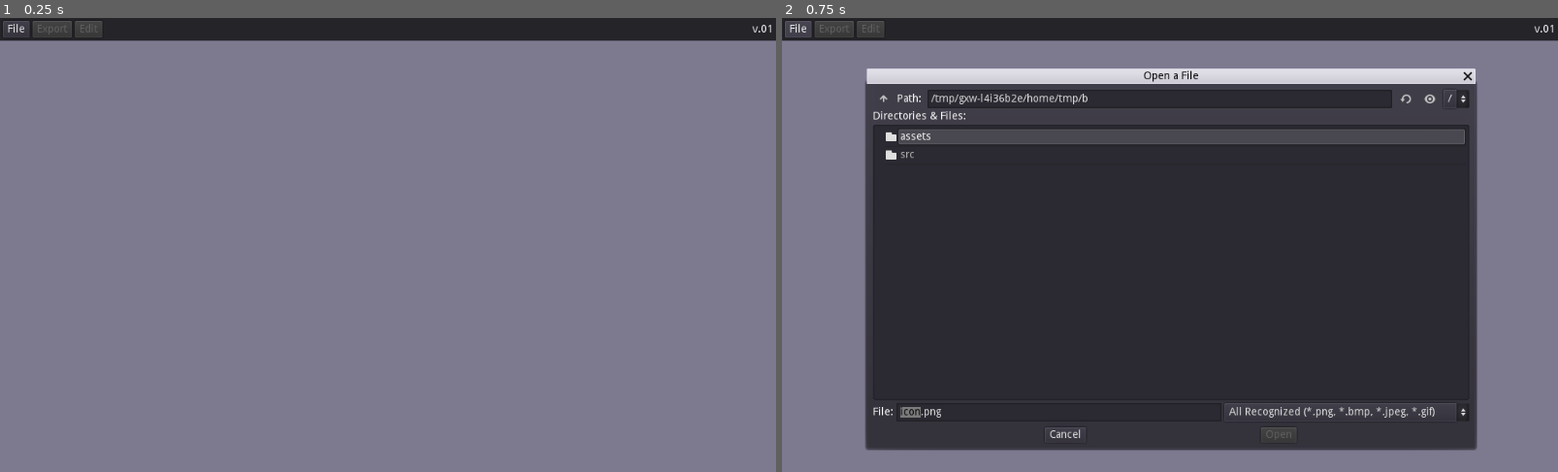
Above: before the commit, frames 1-2 (left to right).
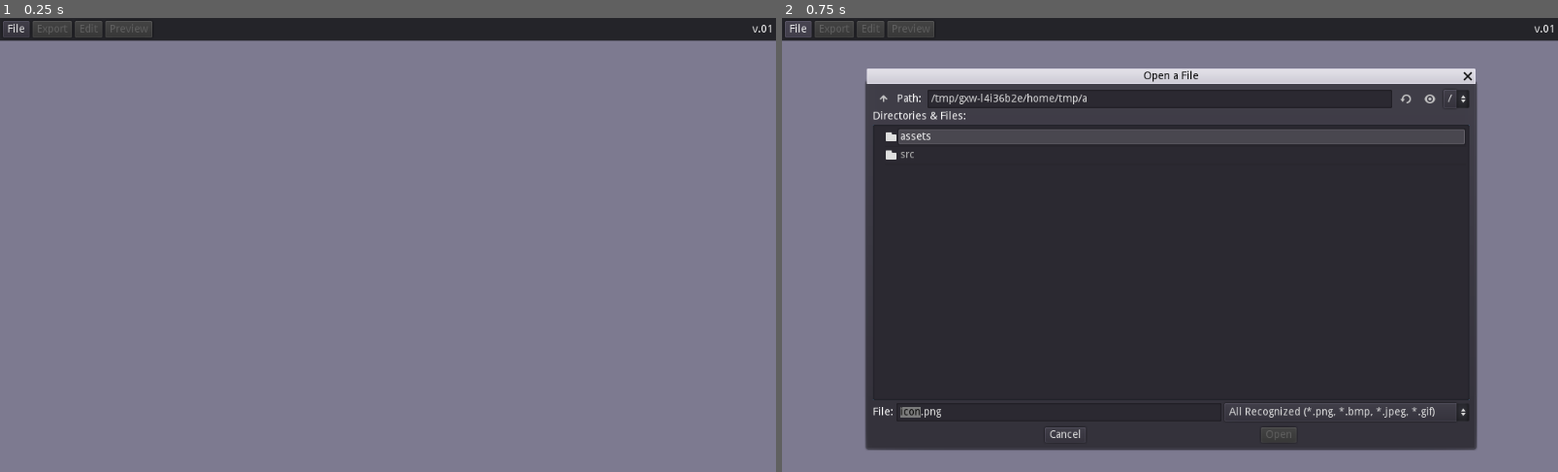
Above: after the commit, the same moments.

Repository: duongvituan/grid-image
Game: Godot game, scene res://src/Main.tscn
The game is run twice, just before and just after one commit, with the same random seed, the same clock (stepped at 60 frames per second) and the same inputs.
Inputs:
- Up to frame 1 (0.25 s): no input
- Up to frame 2 (0.75 s): click "File" at 0.5 s

The runs differ from the first frame. In frame 1, 0.2% of the frame differs, in the area x 13-20%, y 0-5%; in frame 2, 0.2%, in the area x 13-40%, y 0-19%.

Commit message:
Handle Preview Mode

Diff:
--- a/project/project.godot
+++ b/project/project.godot
@@ -13,9 +13,21 @@
 "class": "ColorItem",
 "language": "GDScript",
 "path": "res://src/ColorItem.gd"
+}, {
+"base": "TextureRect",
+"class": "GridTextureRect",
+"language": "GDScript",
+"path": "res://src/GridTextureRect.gd"
+}, {
+"base": "GridTextureRect",
+"class": "PreviewImageView",
+"language": "GDScript",
+"path": "res://src/FullSizeImage.gd"
 } ]
 _global_script_class_icons={
-"ColorItem": ""
+"ColorItem": "",
+"GridTextureRect": "",
+"PreviewImageView": ""
 }
 
 [application]
@@ -51,6 +63,10 @@
 "svg/scale": 1.0
 }
 
+[input_devices]
+
+pointing/emulate_touch_from_mouse=true
+
 [physics]
 
 common/enable_pause_aware_picking=true
--- a/project/src/DisplayImgView.gd
+++ b/project/src/DisplayImgView.gd
@@ -4,24 +4,34 @@
 
 onready var scroll_container := $ScrollContainer
 onready var view_port_container := $ScrollContainer/ViewportContainer
-onready var view_port := $ScrollContainer/ViewportContainer/MainViewport
-onready var main_texture := $ScrollContainer/ViewportContainer/MainViewport/MainTexture
+onready var main_view_port := $ScrollContainer/ViewportContainer/MainViewport
+onready var img_texture_rect := $ScrollContainer/ViewportContainer/MainViewport/ImageTextureRect
 
-
-func get_export_img() -> Image:
-	return view_port.get_texture().get_data()
+onready var viewport_preview := $ViewportContainer
+onready var preview_image := $ViewportContainer/Viewport/PreviewImageView
 
 
 func display_image(img):
 	self.img = img
 	update_size(img)
-	main_texture.display_image(img)
+	img_texture_rect.display_image(img)
+	preview_image.display_image(img)
+
+func show_preview():
+	viewport_preview.visible = true
+
+func hide_preview():
+	viewport_preview.visible = false
 
 
 func update_size(img: ImageTexture):
 	var new_size = img.get_size()
 	view_port_container.rect_min_size = new_size
 	view_port_container.rect_size = new_size
-	view_port.size = new_size
-	main_texture.rect_min_size = new_size
-	main_texture.rect_size = new_size
+	main_view_port.size = new_size
+	img_texture_rect.rect_min_size = new_size
+	img_texture_rect.rect_size = new_size
+
+
+func get_export_img() -> Image:
+	return main_view_port.get_texture().get_data()
--- /dev/null
+++ b/project/src/FullSizeImage.gd
@@ -0,0 +1,59 @@
+class_name PreviewImageView extends GridTextureRect
+
+onready var main_viewport := get_viewport()
+
+func _ready():
+	main_viewport.connect("size_changed", self, "_need_to_update")
+
+
+func _need_to_update():
+	self.rect_size = get_viewport_rect().size
+	_update_mode_preview()
+	update()
+
+
+func _update_mode_preview():
+	if self.img == null:
+		return
+	var current_img_size = img.get_size()
+
+	if (current_img_size.x > rect_size.x or current_img_size.y > rect_size.y)\
+		and stretch_mode != STRETCH_KEEP_ASPECT_CENTERED:
+		stretch_mode = STRETCH_KEEP_ASPECT_CENTERED
+
+	elif (current_img_size.x <= rect_size.x and current_img_size.y <= rect_size.y)\
+		and stretch_mode != STRETCH_KEEP_CENTERED:
+		stretch_mode = STRETCH_KEEP_CENTERED
+
+
+func get_aspect_size(frame_size: Vector2, img_size: Vector2) -> Vector2:
+	var weight = min(frame_size.x, img_size.x * frame_size.y / img_size.y)
+	var height = min(frame_size.y, img_size.y * frame_size.x / img_size.x)
+	return Vector2(weight, height)
+
+
+func get_display_img_size():
+	if img == null:
+		return null
+
+	if stretch_mode == STRETCH_KEEP_ASPECT_CENTERED:
+		return get_aspect_size(rect_size, img.get_size())
+
+	if stretch_mode == STRETCH_KEEP_CENTERED:
+		return img.get_size()
+	return img.get_size()
+
+
+func get_origin_img():
+	if img == null:
+		return null
+	var img_size = img.get_size()
+
+	if stretch_mode == STRETCH_KEEP_ASPECT_CENTERED:
+		var display_img_size = get_display_img_size()
+		return (rect_size - display_img_size) / 2.0
+
+	if stretch_mode == STRETCH_KEEP_CENTERED:
+		return Vector2((rect_size.x - img_size.x) / 2.0, (rect_size.y - img_size.y) / 2.0)
+
+	return Vector2((rect_size.x - img_size.x) / 2.0, (rect_size.y - img_size.y) / 2.0)
--- a/project/src/GridTextureRect.gd
+++ b/project/src/GridTextureRect.gd
@@ -1,12 +1,15 @@
-extends TextureRect
-
-onready var main_viewport := get_viewport()
+class_name GridTextureRect extends TextureRect
 
 var img: ImageTexture
 
 
 func _ready():
-	AppSetting.connect("update", self, "_on_need_to_update")
+	AppSetting.connect("update", self, "_need_to_update")
+
+
+func _need_to_update():
+	update() # system will auto call func _draw() when call func update()
+
 
 func _draw():
 	var cell_number = AppSetting.number_cell
@@ -18,30 +21,37 @@
 func display_image(img):
 	self.img = img
 	self.texture = img
-	update()
+	_need_to_update()
+
+
+func get_display_img_size():
+	if img == null:
+		return null
+	return img.get_size()
+
+
+func get_origin_img() -> Vector2:
+	return Vector2.ZERO
 
 
 func draw_grip(cell_number: int, color: Color, width: float):
-	if img == null:
+	var origin_img = get_origin_img()
+	if origin_img == null or img == null:
 		return
-	var img_size = img.get_size()
+
+	var img_size = get_display_img_size()
 	var w = img_size.x / cell_number
 
 	var number_cell_vertical = cell_number
 	for i in range(number_cell_vertical + 1):
-		var x = i * w
-		var from_point = Vector2(x, 0)
-		var to_point = Vector2(x, img_size.y)
+		var x = origin_img.x + i * w
+		var from_point = Vector2(x, origin_img.y)
+		var to_point = Vector2(x, origin_img.y + img_size.y)
 		draw_line(from_point, to_point, color, width)
 
 	var number_cell_horizontal = int(img_size.y / w)
 	for i in range(number_cell_horizontal + 1):
-		var y = i * w
-		var from_point = Vector2(0, y)
-		var to_point = Vector2(img_size.x, y)
+		var y = origin_img.y + i * w
+		var from_point = Vector2(origin_img.x, y)
+		var to_point = Vector2(origin_img.x + img_size.x, y)
 		draw_line(from_point, to_point, color, width)
-
-	draw_line(Vector2(0, img_size.y-1), Vector2(img_size.x, img_size.y-1), color, width)
-
-func _on_need_to_update():
-	update()
--- /dev/null
+++ b/project/src/ImageTextureRect.gd
@@ -0,0 +1 @@
+extends GridTextureRect
--- a/project/src/Main.gd
+++ b/project/src/Main.gd
@@ -3,9 +3,11 @@
 onready var button_select := $VBoxContainer/Panel/MarginContainer/HBoxContainer/ButtonSelect
 onready var button_export := $VBoxContainer/Panel/MarginContainer/HBoxContainer/ButtonExport
 onready var button_grid_edit := $VBoxContainer/Panel/MarginContainer/HBoxContainer/ButtonLineEdit
+onready var button_preview := $VBoxContainer/Panel/MarginContainer/HBoxContainer/ButtonPreview
 
 onready var file_dialog := $FileDialog
 onready var display_img_view := $VBoxContainer/DisplayImgView
+onready var preview_image_view := $VBoxContainer/DisplayImgView/ViewportContainer/Viewport/PreviewImageView
 onready var grid_edit_view := $GridEditView
 onready var export_dialog := $ExportDialog
 
@@ -20,9 +22,12 @@
 	button_select.connect("button_down", self, "_on_tap_button_select_file")
 	button_export.connect("button_down", self, "_on_tap_button_export_file")
 	button_grid_edit.connect("button_down", self, "_on_tap_button_grid_edit")
+	button_preview.connect("toggled", self, "_on_toggled_button_preview")
 
 	button_export.disabled = true
 	button_grid_edit.disabled = true
+	button_preview.disabled = true
+
 
 
 func _on_tap_button_select_file():
@@ -34,11 +39,19 @@
 func _on_tap_button_grid_edit():
 	grid_edit_view.popup()
 
+func _on_toggled_button_preview(button_pressed: bool):
+	if button_pressed:
+		display_img_view.show_preview()
+	else:
+		display_img_view.hide_preview()
+
 
 func _on_confirm_export_dialog():
 	var image: Image = display_img_view.get_export_img()
 	image.flip_y()
-	image.save_png(export_dialog.current_path)
+	var err = image.save_png(export_dialog.current_path)
+	if err != OK:
+		print(err)
 
 
 func _on_file_image_selected(path):
@@ -55,6 +68,7 @@
 		return
 	button_export.disabled = false
 	button_grid_edit.disabled = false
+	button_preview.disabled = false
 
 	var img_texture := ImageTexture.new()
 	img_texture.create_from_image(image, 0)
--- a/project/src/Main.tscn
+++ b/project/src/Main.tscn
@@ -1,9 +1,13 @@
-[gd_scene load_steps=5 format=2]
+[gd_scene load_steps=7 format=2]
 
 [ext_resource path="res://src/Main.gd" type="Script" id=1]
-[ext_resource path="res://src/GridTextureRect.gd" type="Script" id=3]
+[ext_resource path="res://src/FullSizeImage.gd" type="Script" id=2]
+[ext_resource path="res://src/ImageTextureRect.gd" type="Script" id=3]
 [ext_resource path="res://src/GridEditView.tscn" type="PackedScene" id=4]
 [ext_resource path="res://src/DisplayImgView.gd" type="Script" id=5]
+
+[sub_resource type="ViewportTexture" id=1]
+viewport_path = NodePath("VBoxContainer/DisplayImgView/ScrollContainer/ViewportContainer/MainViewport")
 
 [node name="Main" type="Control"]
 anchor_right = 1.0
@@ -50,9 +54,9 @@
 mode = 0
 access = 2
 filters = PoolStringArray( "*.png; PNG Images", "*.bmp; BMP Images", "*.jpeg; JPEG Images", "*.gif ; GIF Image" )
-current_dir = "/Users/tuan/Desktop/GridImage"
+current_dir = "/Users/tuan/Desktop/GridImage/project"
 current_file = "icon.png"
-current_path = "/Users/tuan/Desktop/GridImage/icon.png"
+current_path = "/Users/tuan/Desktop/GridImage/project/icon.png"
 __meta__ = {
 "_edit_use_anchors_": false
 }
@@ -123,6 +127,16 @@
 "_edit_use_anchors_": false
 }
 
+[node name="ButtonPreview" type="Button" parent="VBoxContainer/Panel/MarginContainer/HBoxContainer"]
+margin_left = 135.0
+margin_right = 197.0
+margin_bottom = 22.0
+toggle_mode = true
+text = "Preview"
+__meta__ = {
+"_edit_use_anchors_": false
+}
+
 [node name="AppVersionLabel" type="Label" parent="VBoxContainer/Panel/MarginContainer"]
 margin_left = 993.0
 margin_top = 8.0
@@ -153,6 +167,7 @@
 }
 
 [node name="ViewportContainer" type="ViewportContainer" parent="VBoxContainer/DisplayImgView/ScrollContainer"]
+mouse_filter = 2
 stretch = true
 __meta__ = {
 "_edit_use_anchors_": false
@@ -162,7 +177,7 @@
 handle_input_locally = false
 render_target_update_mode = 3
 
-[node name="MainTexture" type="TextureRect" parent="VBoxContainer/DisplayImgView/ScrollContainer/ViewportContainer/MainViewport"]
+[node name="ImageTextureRect" type="TextureRect" parent="VBoxContainer/DisplayImgView/ScrollContainer/ViewportContainer/MainViewport"]
 margin_right = 1024.0
 margin_bottom = 550.0
 rect_min_size = Vector2( 200, 200 )
@@ -174,3 +189,34 @@
 __meta__ = {
 "_edit_use_anchors_": false
 }
+
+[node name="ViewportContainer" type="ViewportContainer" parent="VBoxContainer/DisplayImgView"]
+visible = false
+anchor_right = 1.0
+anchor_bottom = 1.0
+margin_top = -1.0
+mouse_filter = 2
+stretch = true
+__meta__ = {
+"_edit_use_anchors_": false
+}
+
+[node name="Viewport" type="Viewport" parent="VBoxContainer/DisplayImgView/ViewportContainer"]
+size = Vector2( 1024, 571 )
+handle_input_locally = false
+render_target_update_mode = 0
+
+[node name="PreviewImageView" type="TextureRect" parent="VBoxContainer/DisplayImgView/ViewportContainer/Viewport"]
+anchor_right = 1.0
+anchor_bottom = 1.0
+margin_right = -36.0
+margin_bottom = -83.0
+rect_min_size = Vector2( 32, 32 )
+mouse_filter = 2
+texture = SubResource( 1 )
+expand = true
+stretch_mode = 6
+script = ExtResource( 2 )
+__meta__ = {
+"_edit_use_anchors_": false
+}
--- /dev/null
+++ b/project/src/autoload/GridTextureRect.gd
@@ -0,0 +1,16 @@
+extends Node
+
+
+# Declare member variables here. Examples:
+# var a = 2
+# var b = "text"
+
+
+# Called when the node enters the scene tree for the first time.
+func _ready():
+	pass # Replace with function body.
+
+
+# Called every frame. 'delta' is the elapsed time since the previous frame.
+#func _process(delta):
+#	pass
Binary file added: project/assets/icon-window.ico
Not shown, changed: image/sample.png
